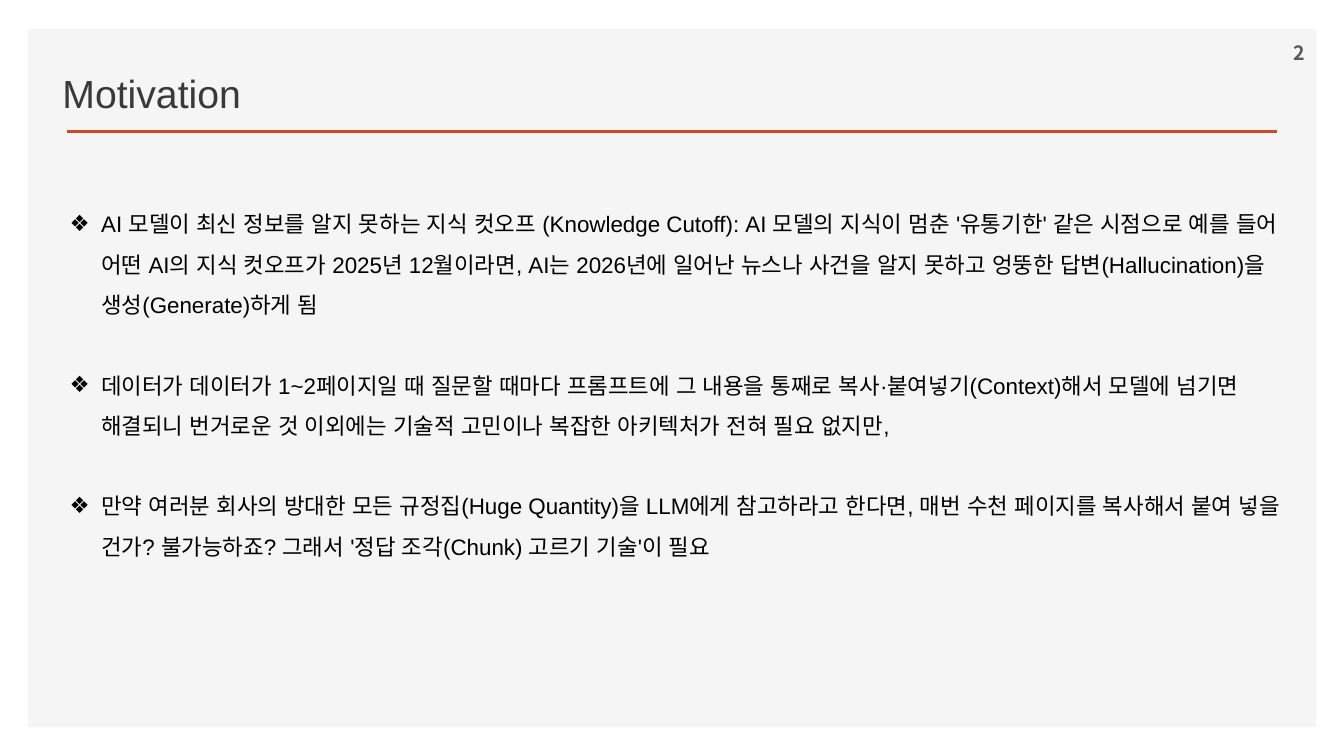
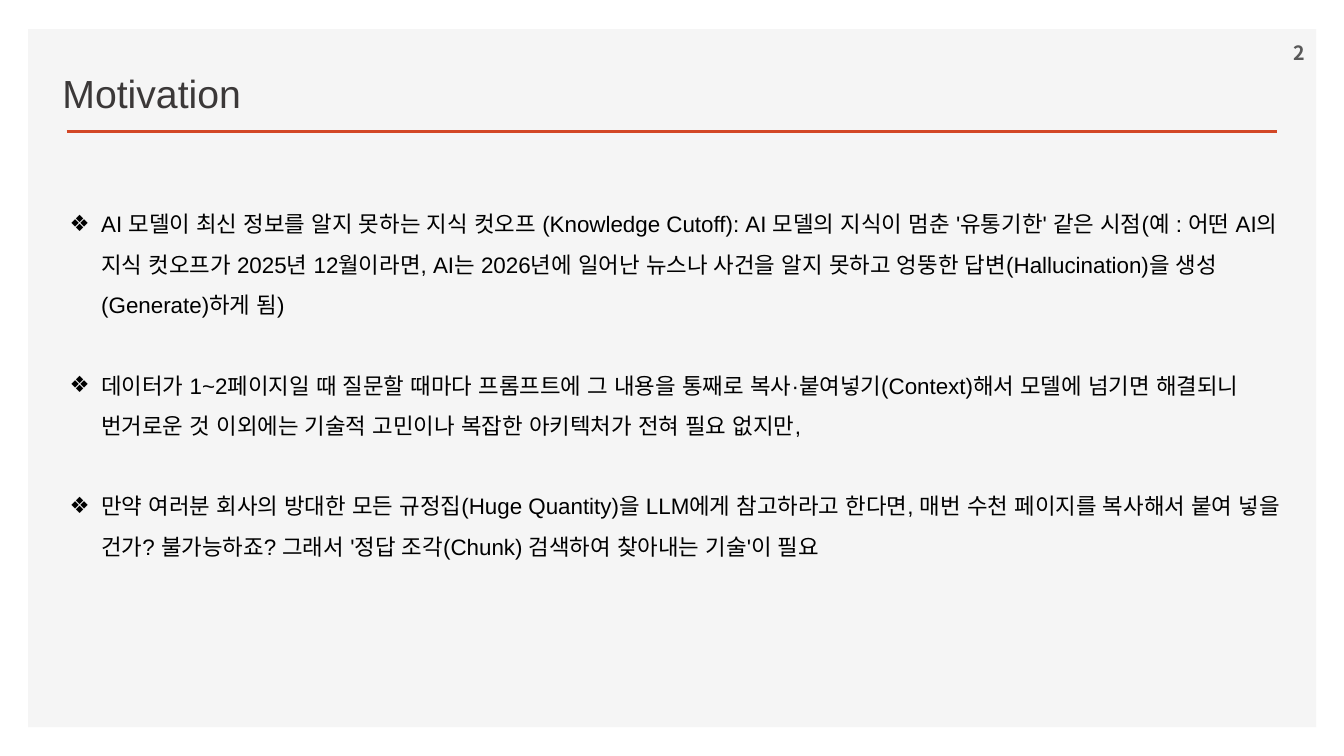
Before and after one commit to ancestor9/2026_Fall_Learning-Langchain-AI-Agent, a slide deck: slide 2 of ppts/CHAPTER 2 RAG Part I_Indexing Your Data.pptx. Drawn at 1344x756 pixels with LibreOffice and Linux fonts; fonts in the diff are those of the drawing; background and template pictures are left out. Boxes give left, top, right and bottom in pixels: in the first picture for what was removed or moved away, otherwise in the second. Text is boxed around its words. In the diff, an @@ line names an element or a change of style, - is before the commit and + after.

```diff
--- a/ppts/CHAPTER 2 RAG Part I_Indexing Your Data.pptx
+++ b/ppts/CHAPTER 2 RAG Part I_Indexing Your Data.pptx
@@ text at [101, 213, 1280, 560]: text changed @@
-❖ AI 모델이 최신 정보를 알지 못하는 지식 컷오프 (Knowledge Cutoff): AI 모델의 지식이 멈춘 '유통기한' 같은 시점으로 예를 들어 어떤 AI의 지식 컷오프가 2025년 12월이라면, AI는 2026년에 일어난 뉴스나 사건을 알지 못하고 엉뚱한 답변(Hallucination)을 생성(Generate)하게 됨
-❖ 데이터가 데이터가 1~2페이지일 때 질문할 때마다 프롬프트에 그 내용을 통째로 복사·붙여넣기(Context)해서 모델에 넘기면 해결되니 번거로운 것 이외에는 기술적 고민이나 복잡한 아키텍처가 전혀 필요 없지만,
-❖ 만약 여러분 회사의 방대한 모든 규정집(Huge Quantity)을 LLM에게 참고하라고 한다면, 매번 수천 페이지를 복사해서 붙여 넣을 건가? 불가능하죠? 그래서 '정답 조각(Chunk) 고르기 기술'이 필요
+❖ AI 모델이 최신 정보를 알지 못하는 지식 컷오프 (Knowledge Cutoff): AI 모델의 지식이 멈춘 '유통기한' 같은 시점(예 : 어떤 AI의 지식 컷오프가 2025년 12월이라면, AI는 2026년에 일어난 뉴스나 사건을 알지 못하고 엉뚱한 답변(Hallucination)을 생성(Generate)하게 됨)
+❖ 데이터가 1~2페이지일 때 질문할 때마다 프롬프트에 그 내용을 통째로 복사·붙여넣기(Context)해서 모델에 넘기면 해결되니 번거로운 것 이외에는 기술적 고민이나 복잡한 아키텍처가 전혀 필요 없지만,
+❖ 만약 여러분 회사의 방대한 모든 규정집(Huge Quantity)을 LLM에게 참고하라고 한다면, 매번 수천 페이지를 복사해서 붙여 넣을 건가? 불가능하죠? 그래서 '정답 조각(Chunk) 검색하여 찾아내는 기술'이 필요
```
Also in this commit, not shown: 2 other slides changed, 1 slide added.
